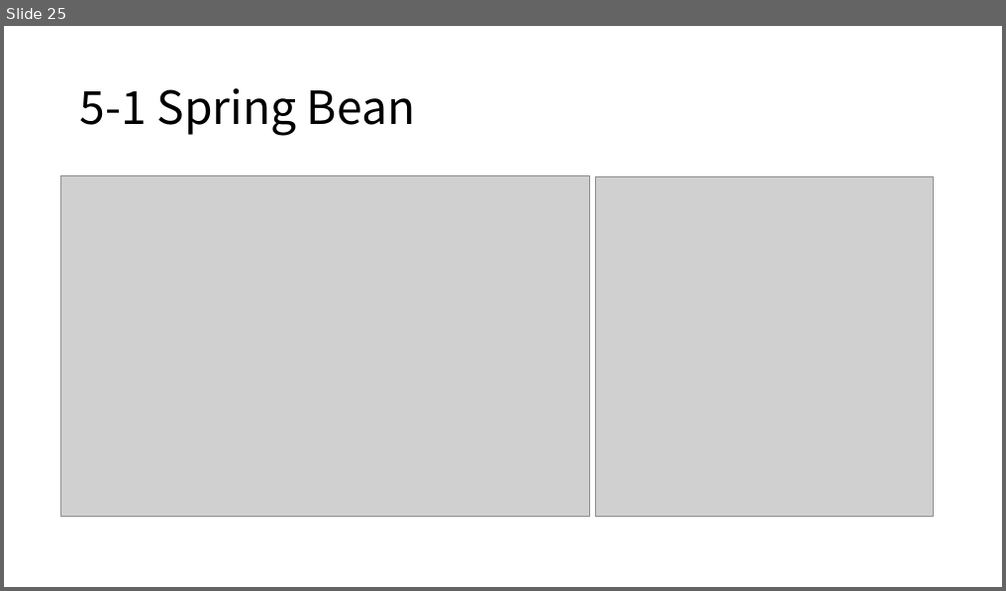
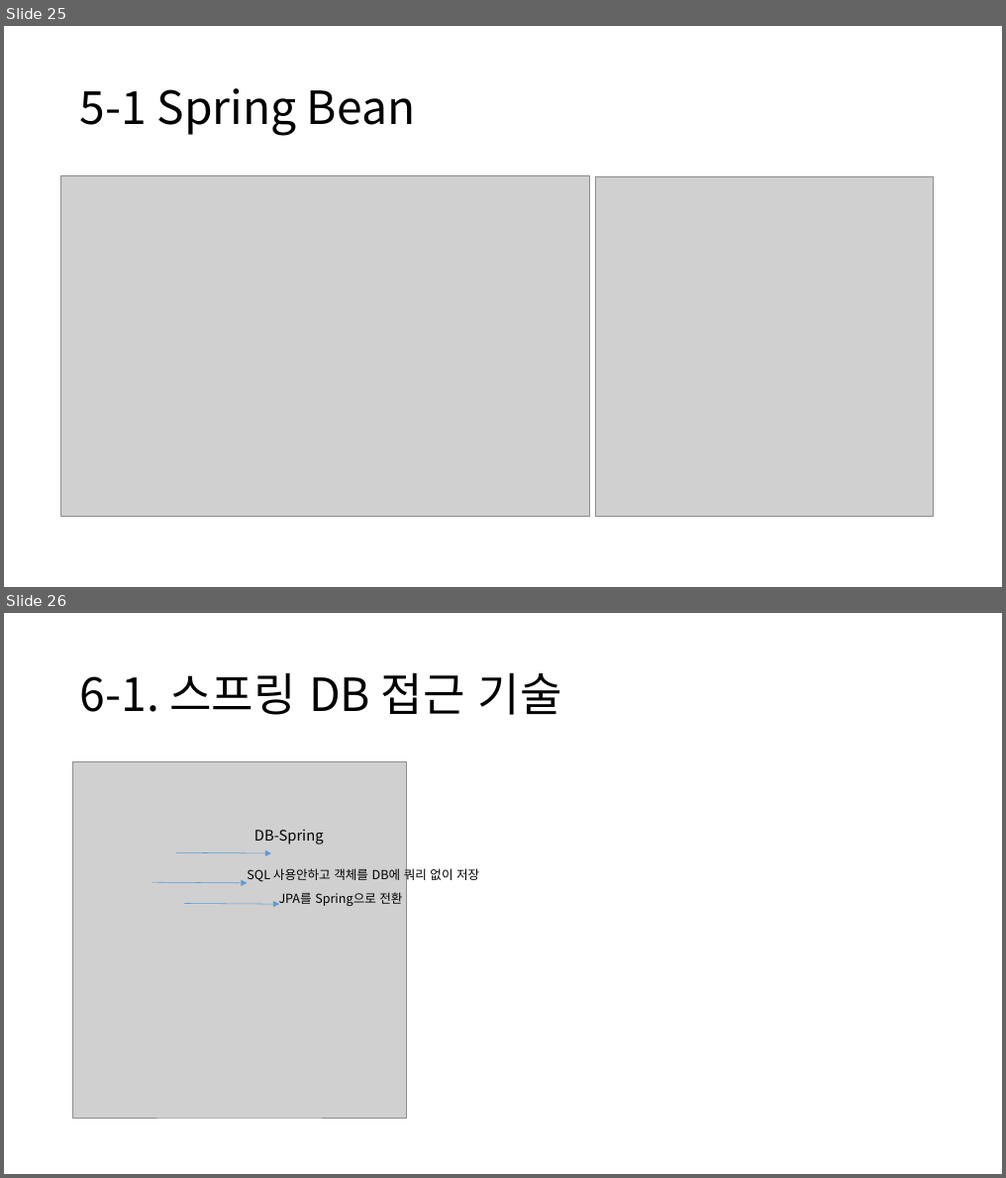
Before and after one commit to rkadbwkd/Spring-basic, a slide deck: Spring-basic.pptx. Shown one above the other, each under a label of ours: slide 25 before the commit, slides 25 and 26 after it. The pictures are 1006x591 and 1006x1178 pixels, drawn with LibreOffice and Linux fonts; fonts in the diff are those of the drawing; grey boxes stand for pictures. Boxes give left, top, right and bottom in pixels: in the first picture for what was removed or moved away, otherwise in the second. Text is boxed around its words. In the diff, an @@ line names an element or a change of style, - is before the commit and + after.

```diff
--- a/Spring-basic.pptx
+++ b/Spring-basic.pptx
@@ slide 26 added at (4,613,1002,1174), background #FFFFFF @@
@@ title added at (80,672,562,715), 44 pt, text #000000 @@
+6-1. 스프링 DB 접근 기술
@@ picture added at (73,761,407,1118) @@
@@ text added at (254,830,324,845), 14 pt, text #000000 @@
+DB-Spring
@@ arrow added from (176, 854) to (271, 854), #5B9BD5 0.5 pt @@
@@ text added at (247,866,479,883), 12 pt, text #000000 @@
+SQL 사용안하고 객체를 DB에 쿼리 없이 저장
@@ arrow added from (152, 882) to (248, 883), #5B9BD5 0.5 pt @@
@@ arrow added from (184, 903) to (279, 904), #5B9BD5 0.5 pt @@
@@ text added at (279,892,402,906), 12 pt, text #000000 @@
+JPA를 Spring으로 전환
```
Also in this commit, not shown: 3 other slides added, 2 other files.
